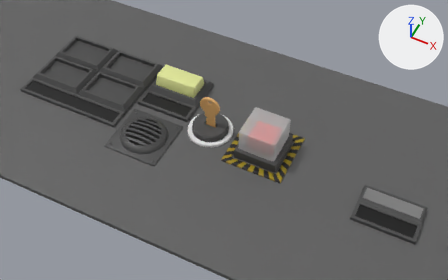
A saved change to the FBX model Assets/Meshes/UI.fbx.
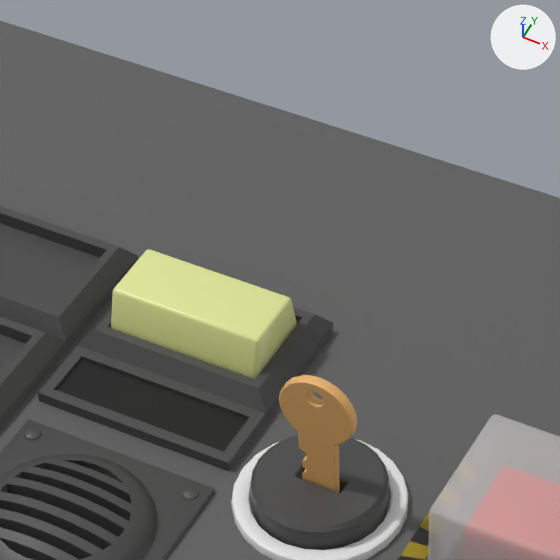
Each version is shown whole from a camera (50 mm lens) standing at (21.0, -54.7, 67.3) and looking at (-5.4, -1.9, 1.3), then close up on the part from 28% to 61% of the width and 0% to 52% of the height. Arrows for +X, +Y and +Z are at upper right; the lights stay in place. Vertices at the same position are counted once.

Names of what the first close-up shows: '4ButtonFram', 'Button', 'Key', 'KeyBase', 'Mic', 'MollyGuard', 'SingleButtonFrame', 'Surface'.
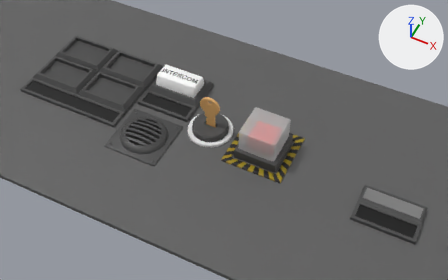
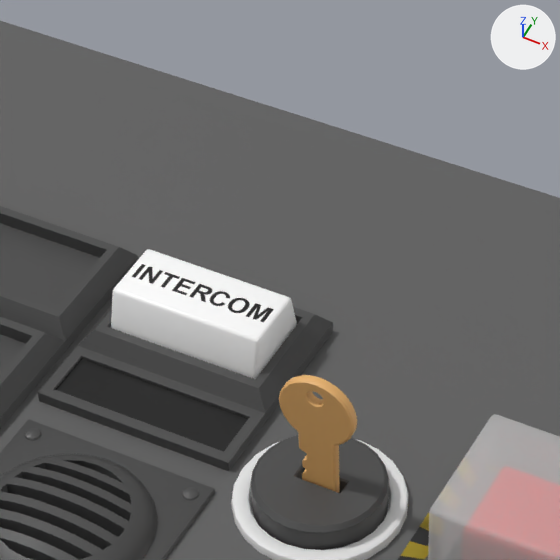
Commit message: All buttons work.

What differs and where, as boxes (x1, y1, x2, y2) in the close-ups (560 x 560 px):
'Button', surface changed (yellow to white): (111, 249, 297, 379) in both

What changed in the scene script:
```text
Add img_labels_intercom_png:
    img_labels_intercom_png = load_image('Labels_Intercom.png', '../Images/Labels_Intercom.png', 256, 256, 'sRGB')
Change mat_button1mat:
    remove mat_button1mat.base_color = (0.755, 0.8, 0.316)  # beige #e1e798
    add mat_button1mat.texture = img_labels_intercom_png
Change me_cube_015:
    where me_cube_015.from_pydata(...)  # 96 vertices, 98 faces; spans x -3.32..3.32, y -1.9..1.9, z 0.55..2.69
    used by ob_button; location = (-16.76, 5.78, 0.0)
    me_cube_015 part 1: texture (UV) coordinates of 98 of 98 faces, centred in x -3.32..3.32, y -1.9..1.9, z 0.55..2.69, changed; they spanned u 0.65..0.85, v 0.53..0.72 and now span u -0.01..1.01, v 0.28..0.97
```
